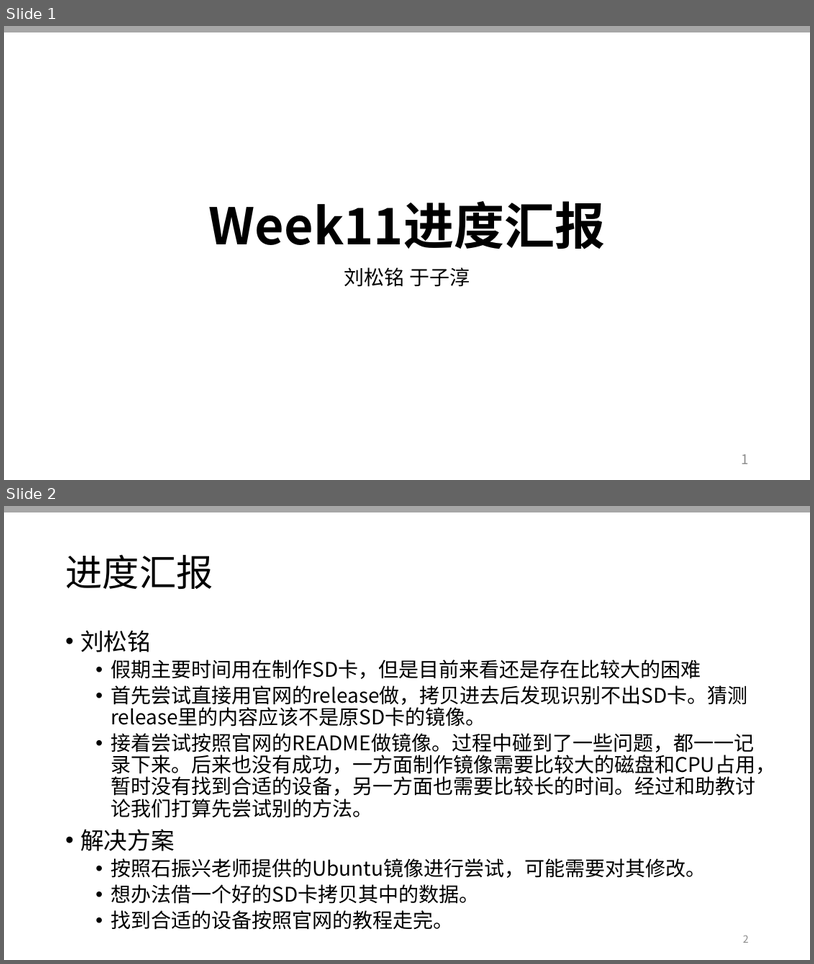
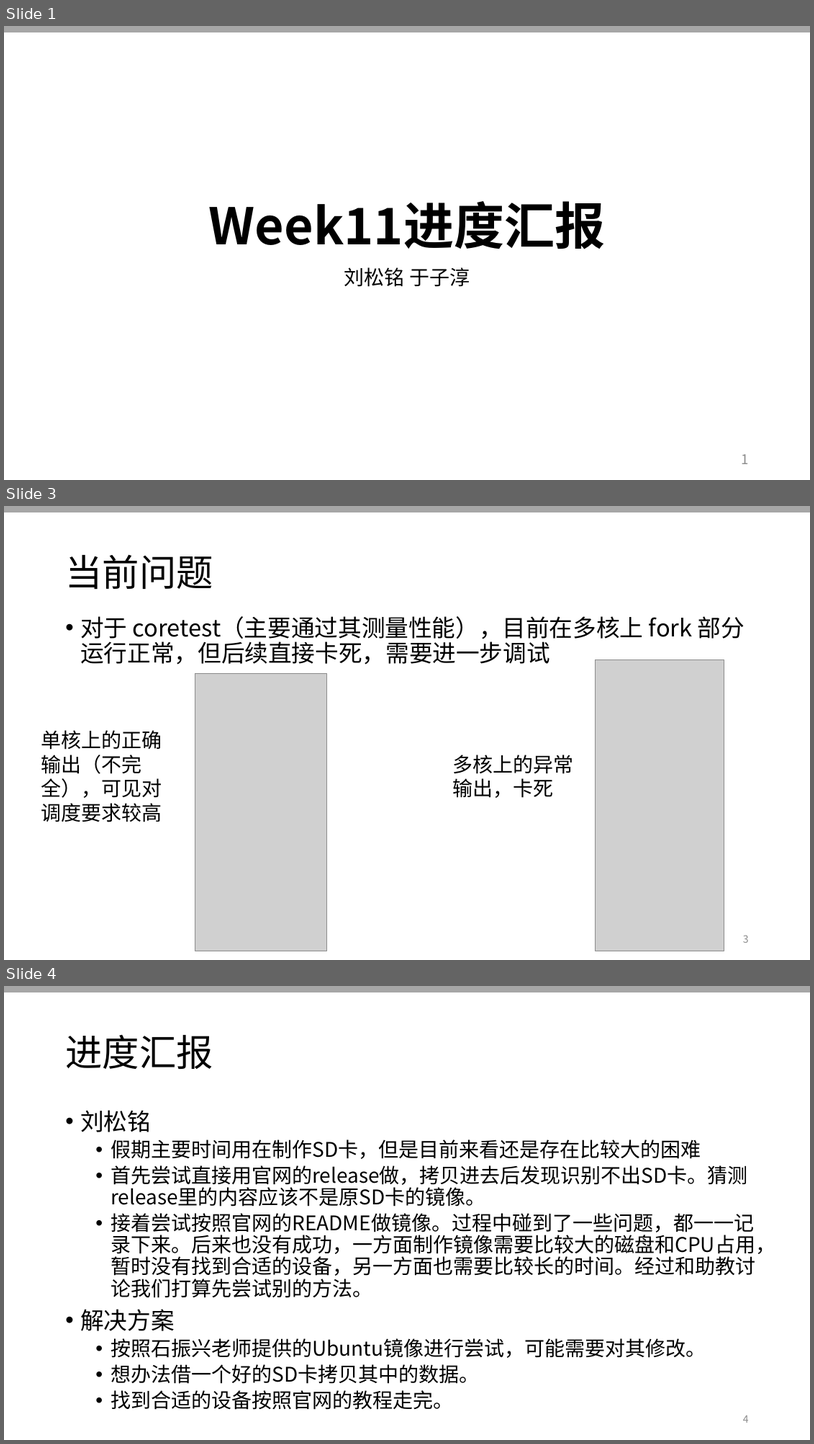
Before and after one commit to OSLab-zCore/OSLab-Docs, a slide deck: 进度汇报PPT汇总/week11.pptx. Shown one above the other, each under a label of ours: slides 1 and 2 before the commit, slides 1, 3 and 4 after it; the slides between them are not shown. The pictures are 814x964 and 814x1444 pixels, drawn with LibreOffice and Linux fonts; fonts in the diff are those of the drawing; grey boxes stand for pictures. Boxes give left, top, right and bottom in pixels: in the first picture for what was removed or moved away, otherwise in the second. Text is boxed around its words. In the diff, an @@ line names an element or a change of style, - is before the commit and + after.

```diff
--- a/进度汇报PPT汇总/week11.pptx
+++ b/进度汇报PPT汇总/week11.pptx
@@ slide 3 added at <box>4,506,810,960</box>, background #FFFFFF; not listed: 1 template element that a slide beside it also shows @@
@@ title added at <box>65,554,213,589</box>, 44 pt, text #000000 @@
+当前问题
@@ text added at <box>80,616,745,664</box>, 28 pt, text #000000 @@
+• 对于 coretest（主要通过其测量性能），目前在多核上 fork 部分运行正常，但后续直接卡死，需要进一步调试
@@ picture added at <box>196,673,327,951</box> @@
@@ picture added at <box>596,659,724,951</box> @@
@@ text added at <box>41,730,162,822</box>, 24 pt, text #000000 @@
+单核上的正确输出（不完全），可见对调度要求较高
@@ text added at <box>453,754,574,798</box>, 24 pt, text #000000 @@
+多核上的异常输出，卡死
@@ page number added at <box>743,934,749,942</box>, 12 pt, text #8C8C8C @@
+3
@@ what was slide 2 is now slide 4 @@
@@ page number at <box>743,1415,749,1422</box>: text changed @@
-2
+4
```
Also in this commit, not shown: 1 other slide added.
